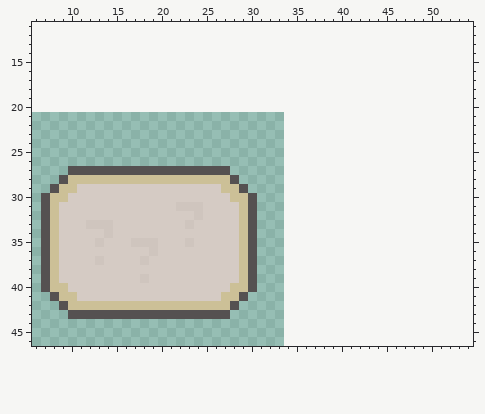
Edited in one commit: pixel-art file (Assets/Sprites/Gedankenblase.aseprite). The first picture shows the starting point.
30x30 pixels, 1 frame. Shown: x 6..54, y 11..46. The old version is drawn lined up with the new one, on the new canvas.
The result:
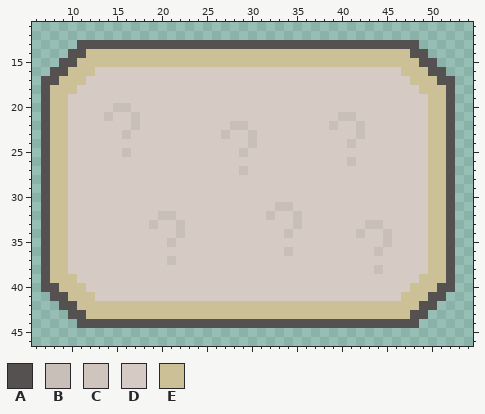
Palette (. is transparent): A #555151  B #c9bfb9  C #cfc5be  D #d5cbc4  E #ccc097
The edit:
canvas 30x30 -> 60x60, the old top-left corner now at 4,21
@@ x 6..54 @@
 12 .................................................
-13 .................................................
-14 .................................................
-15 .................................................
-16 .................................................
-17 .................................................
-18 .................................................
-19 .................................................
-20 .................................................
-21 .................................................
-22 .................................................
-23 .................................................
-24 .................................................
-25 .................................................
-26 .................................................
-27 ....AAAAAAAAAAAAAAAAAA...........................
-28 ...AEEEEEEEEEEEEEEEEEEA..........................
-29 ..AEEDDDDDDDDDDDDDDDDEEA.........................
-30 .AEEDDDDDDDDDDDDDDDDDDEEA........................
-31 .AEDDDDDDDDDDDDDCCCDDDDEA........................
-32 .AEDDDDDDDDDDDDDDDCDDDDEA........................
-33 .AEDDDCCCDDDDDDDDCDDDDDEA........................
-34 .AEDDDDDCDDDDDDDDDDDDDDEA........................
-35 .AEDDDDCDDDCCCDDDCDDDDDEA........................
-36 .AEDDDDDDDDDDCDDDDDDDDDEA........................
-37 .AEDDDDCDDDDCDDDDDDDDDDEA........................
-38 .AEDDDDDDDDDDDDDDDDDDDDEA........................
-39 .AEDDDDDDDDDCDDDDDDDDDDEA........................
-40 .AEEDDDDDDDDDDDDDDDDDDEEA........................
-41 ..AEEDDDDDDDDDDDDDDDDEEA.........................
-42 ...AEEEEEEEEEEEEEEEEEEA..........................
-43 ....AAAAAAAAAAAAAAAAAA...........................
-44 .................................................
+13 .....AAAAAAAAAAAAAAAAAAAAAAAAAAAAAAAAAAAAAA......
+14 ....AAEEEEEEEEEEEEEEEEEEEEEEEEEEEEEEEEEEEEAA.....
+15 ...AAEEEEEEEEEEEEEEEEEEEEEEEEEEEEEEEEEEEEEEAA....
+16 ..AAEEEDDDDDDDDDDDDDDDDDDDDDDDDDDDDDDDDDDEEEAA...
+17 .AAEEEDDDDDDDDDDDDDDDDDDDDDDDDDDDDDDDDDDDDEEEAA..
+18 .AEEEDDDDDDDDDDDDDDDDDDDDDDDDDDDDDDDDDDDDDDEEEA..
+19 .AEEDDDDDDDDDDDDDDDDDDDDDDDDDDDDDDDDDDDDDDDDEEA..
+20 .AEEDDDDDBBDDDDDDDDDDDDDDDDDDDDDDDDDDDDDDDDDEEA..
+21 .AEEDDDDBDDBDDDDDDDDDDDDDDDDDDDDDDBBDDDDDDDDEEA..
+22 .AEEDDDDDDDBDDDDDDDDDDBBDDDDDDDDDBDDBDDDDDDDEEA..
+23 .AEEDDDDDDBDDDDDDDDDDBDDBDDDDDDDDDDDBDDDDDDDEEA..
+24 .AEEDDDDDDDDDDDDDDDDDDDDBDDDDDDDDDDBDDDDDDDDEEA..
+25 .AEEDDDDDDBDDDDDDDDDDDDBDDDDDDDDDDDDDDDDDDDDEEA..
+26 .AEEDDDDDDDDDDDDDDDDDDDDDDDDDDDDDDDBDDDDDDDDEEA..
+27 .AEEDDDDDDDDDDDDDDDDDDDBDDDDDDDDDDDDDDDDDDDDEEA..
+28 .AEEDDDDDDDDDDDDDDDDDDDDDDDDDDDDDDDDDDDDDDDDEEA..
+29 .AEEDDDDDDDDDDDDDDDDDDDDDDDDDDDDDDDDDDDDDDDDEEA..
+30 .AEEDDDDDDDDDDDDDDDDDDDDDDDDDDDDDDDDDDDDDDDDEEA..
+31 .AEEDDDDDDDDDDDDDDDDDDDDDDDBBDDDDDDDDDDDDDDDEEA..
+32 .AEEDDDDDDDDDDBBDDDDDDDDDDBDDBDDDDDDDDDDDDDDEEA..
+33 .AEEDDDDDDDDDBDDBDDDDDDDDDDDDBDDDDDDDBBDDDDDEEA..
+34 .AEEDDDDDDDDDDDDBDDDDDDDDDDDBDDDDDDDBDDBDDDDEEA..
+35 .AEEDDDDDDDDDDDBDDDDDDDDDDDDDDDDDDDDDDDBDDDDEEA..
+36 .AEEDDDDDDDDDDDDDDDDDDDDDDDDBDDDDDDDDDBDDDDDEEA..
+37 .AEEDDDDDDDDDDDBDDDDDDDDDDDDDDDDDDDDDDDDDDDDEEA..
+38 .AEEDDDDDDDDDDDDDDDDDDDDDDDDDDDDDDDDDDBDDDDDEEA..
+39 .AEEEDDDDDDDDDDDDDDDDDDDDDDDDDDDDDDDDDDDDDDEEEA..
+40 .AAEEEDDDDDDDDDDDDDDDDDDDDDDDDDDDDDDDDDDDDEEEAA..
+41 ..AAEEEDDDDDDDDDDDDDDDDDDDDDDDDDDDDDDDDDDEEEAA...
+42 ...AAEEEEEEEEEEEEEEEEEEEEEEEEEEEEEEEEEEEEEEAA....
+43 ....AAEEEEEEEEEEEEEEEEEEEEEEEEEEEEEEEEEEEEAA.....
+44 .....AAAAAAAAAAAAAAAAAAAAAAAAAAAAAAAAAAAAAA......
 45 .................................................
